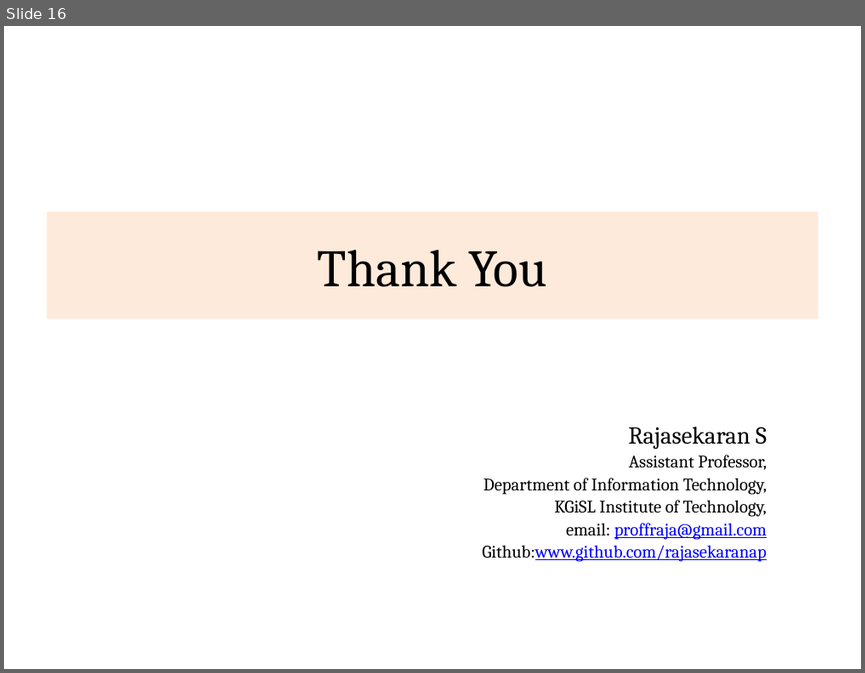
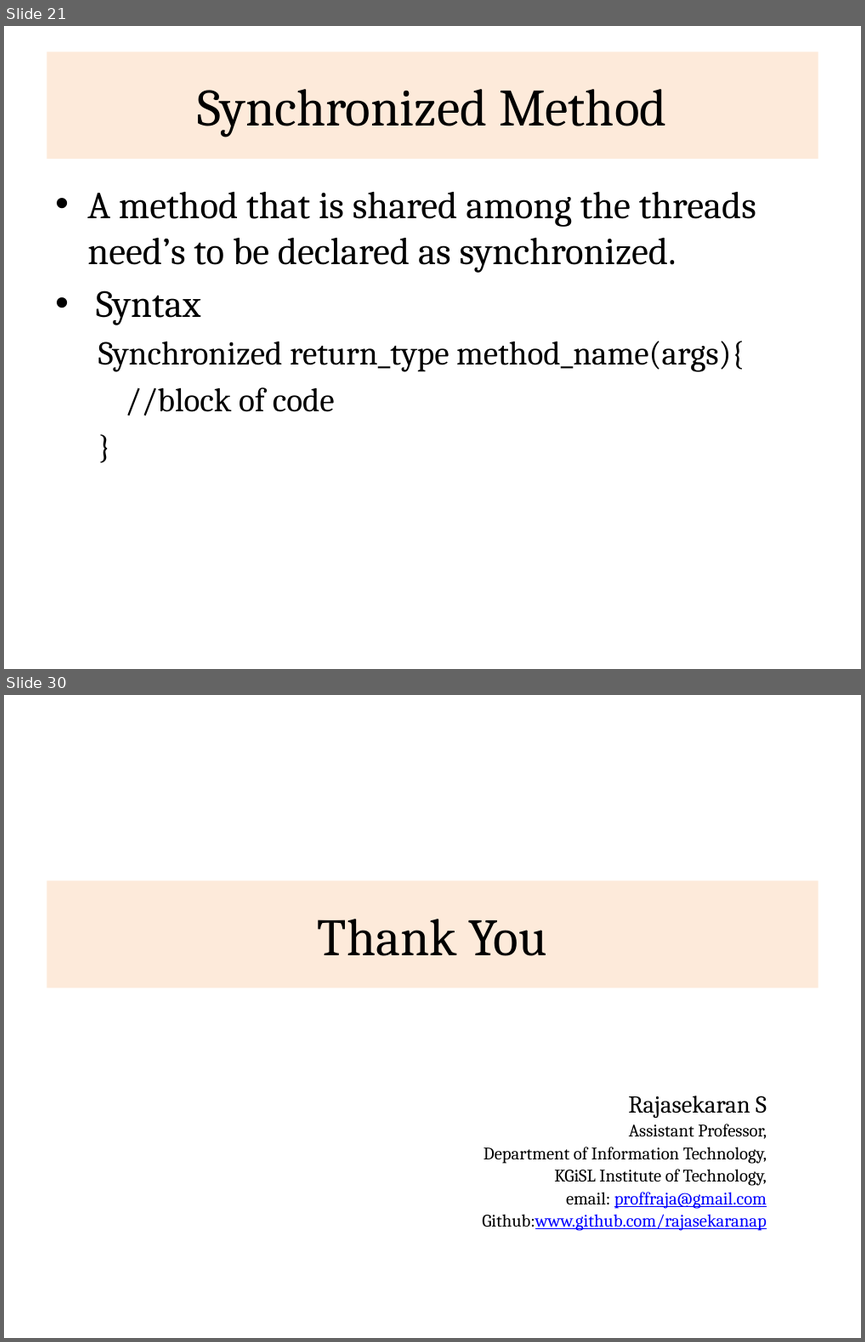
Before and after one commit to rajasekaran36/CS8392-OOPS, a slide deck: Slides/Unit 4/CS8392-U4-Multithreading.pptx. Shown one above the other, each under a label of ours: slide 16 before the commit, slides 21 and 30 after it; the slides between them are not shown. The pictures are 865x673 and 865x1342 pixels, drawn with LibreOffice and Linux fonts; fonts in the diff are those of the drawing. Boxes give left, top, right and bottom in pixels: in the first picture for what was removed or moved away, otherwise in the second. Text is boxed around its words. In the diff, an @@ line names an element or a change of style, - is before the commit and + after.

```diff
--- a/Slides/Unit 4/CS8392-U4-Multithreading.pptx
+++ b/Slides/Unit 4/CS8392-U4-Multithreading.pptx
@@ slide 21 added at bbox=[4, 26, 861, 669], background #FFFFFF @@
@@ title added at bbox=[46, 52, 818, 159], fill #FDEADA, 44 pt, text #000000 @@
+Synchronized Method
@@ text added at bbox=[87, 192, 756, 415], 32 pt, text #000000 @@
+• A method that is shared among the threads need’s to be declared as synchronized.
+• Syntax
+  Synchronized return_type method_name(args){
+  //block of code
+  }
@@ what was slide 16 is now slide 30 @@
```
Also in this commit, not shown: 13 other slides added, 29 other files.
